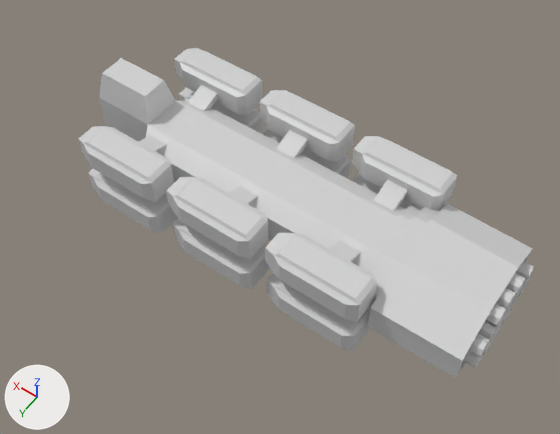
The Blender file asset_sources/oxana.blend, before and after one commit.
Rendered twice from a 50 mm lens placed at (-9.6, 14.05, 20.08), pointed at (0.07, 0.52, -1.19). The lights are fixed; the arrows at lower left show +X, +Y and +Z.

In view in the first picture: 'main'.
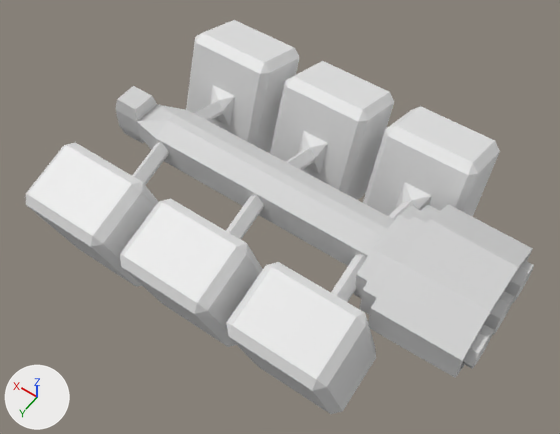
The change in detail:
me_cube is used by ob_main; location (0.85, 0.18, -0.37).
me_cube had 363 vertices, 296 faces, 4 loose edges and spanned x -9.0..7.0, y 0.0..3.2, z 0.0..2.0.
me_cube now has 116 vertices, 73 faces, 4 loose edges and spans x -8.9..6.5, y 0.0..2.4, z 0.0..1.3.
me_cube part 1: the loose piece of 40 vertices spanning x -8.9..-7.5, y 0.4..1.0, z 0.5..1.1 is deleted.
me_cube part 2: the loose piece of 36 vertices spanning x -5.5..-2.1, y 0.0..3.2, z 0.2..1.5 is deleted.
Part 3, on me_cube:
197 vertices are removed from x -9.0..5.8, y 0.0..3.2, z 0.0..1.5.
182 faces are deleted.
6 vertices in x -4.6..4.2, y 0.8..1.5, z 0.0..0.9 move by (0.0, -0.6, 0.0).
24 vertices move from x -8.9..7.0, y 0.0..1.0, z 0.0..2.0 to x -8.9..6.5, y 0.0..1.9, z 0.0..0.9.
26 vertices are added at x -8.9..-5.5, y 0.0..2.1, z 0.0..0.7.
26 new faces join them.
Mesh me_cube_002 is new.
It has 48 vertices, 54 faces and spans x 3.24..6.72, y 0.37..5.67, z -4.26..0.84.
Object 'Cube' (ob_cube) is new; it shows me_cube_002.
Its location is (-0.03, 0.22, 0.51).
It gains a MIRROR modifier named 'Mirror'.
Modifier setting: use_axis = (False, True, False).
It gains a ARRAY modifier named 'Array'.
Modifier setting: count = 3.
Modifier setting: relative_offset_displace = (-1.2, 0.0, 0.0).

Changed parts and their boxes (x1, y1, x2, y2) in the pictures (560 x 434 px):
'main', reshaped (8% narrower, 11% shorter)
    before: (78, 48, 534, 378)
    after: (116, 86, 534, 378)
'Cube', added
    after: (26, 20, 500, 414)
part 1 of me_cube, deleted
    before: (484, 273, 525, 353)
part 2 of me_cube, deleted
    before: (265, 136, 457, 351)
part 3 of me_cube, cut back
    before: (78, 48, 534, 368)
    after: (462, 260, 534, 369)
